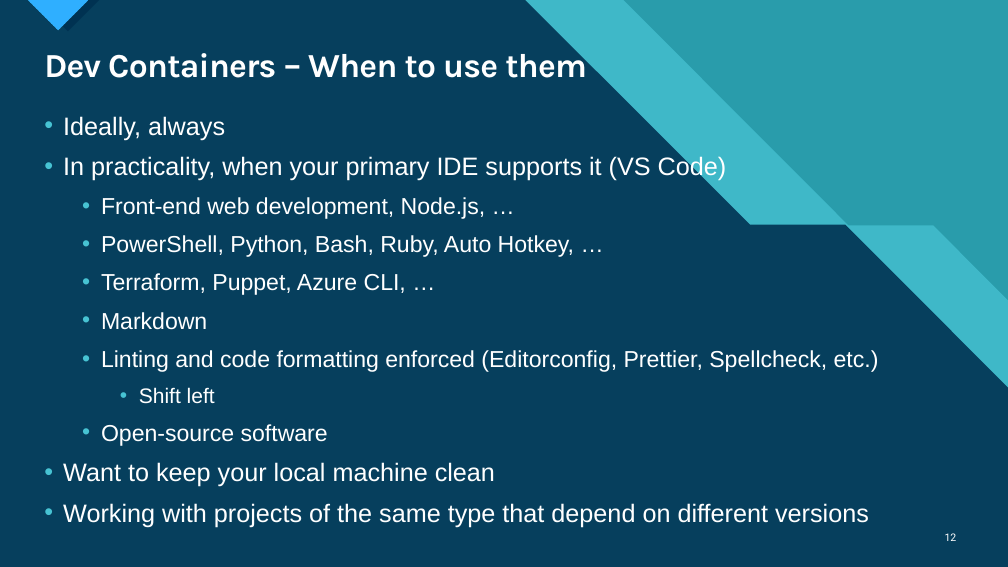
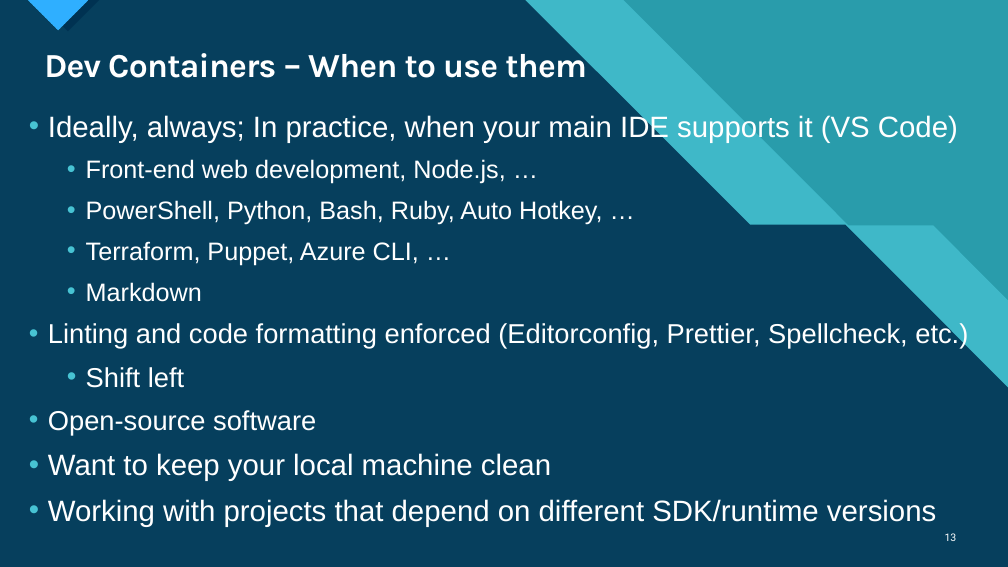
Before and after one commit to deadlydog/Presentation.DevContainersAndGitHubCodespaces, a slide deck: slide 13 of src/Dev Containers and GitHub Codespaces Lunch and Learn.pptx (slide 12 before the commit). Drawn at 1008x567 pixels with LibreOffice and Linux fonts; fonts in the diff are those of the drawing. Boxes give left, top, right and bottom in pixels: in the first picture for what was removed or moved away, otherwise in the second. Text is boxed around its words. In the diff, an @@ line names an element or a change of style, - is before the commit and + after.

```diff
--- a/src/Dev Containers and GitHub Codespaces Lunch and Learn.pptx
+++ b/src/Dev Containers and GitHub Codespaces Lunch and Learn.pptx
@@ text "Ideally, always; In practice, when ...": place and size @@
-text "Ideally, always; In practice, when ..." at bbox=[63, 116, 879, 527]
+text "Ideally, always; In practice, when ..." at bbox=[48, 114, 968, 527]
@@ text at bbox=[48, 114, 958, 143]: text changed; size 24 to 28 pt @@
-• Ideally, always
-• In practicality, when your primary IDE supports it (VS Code)
+• Ideally, always; In practice, when your main IDE supports it (VS Code)
@@ text at bbox=[48, 159, 968, 481]: size 22 to 24 pt in "Front-end web development, Node.js, …", "PowerShell, Python, Bash, Ruby, Auto Hotkey, …", "Terraform, Puppet, Azure CLI, …", "Markdown"; size 22 to 26 pt in "Linting and code formatting enforced (Editorconfig, Prettier ...", "Open-source software"; size 20 to 26 pt in "Shift left"; size 24 to 28 pt in "Want to keep your local machine clean"; list level 2 to 1 in "Linting and code formatting enforced ..."; list level 3 to 2 in "Shift left"; list level 2 to 1 in "Open-source software" @@
@@ text at bbox=[48, 499, 936, 527]: text changed; size 24 to 28 pt @@
-• Working with projects of the same type that depend on different versions
+• Working with projects that depend on different SDK/runtime versions
```
Also in this commit, not shown: 18 other slides changed, 2 slides added, 1 slide removed.
